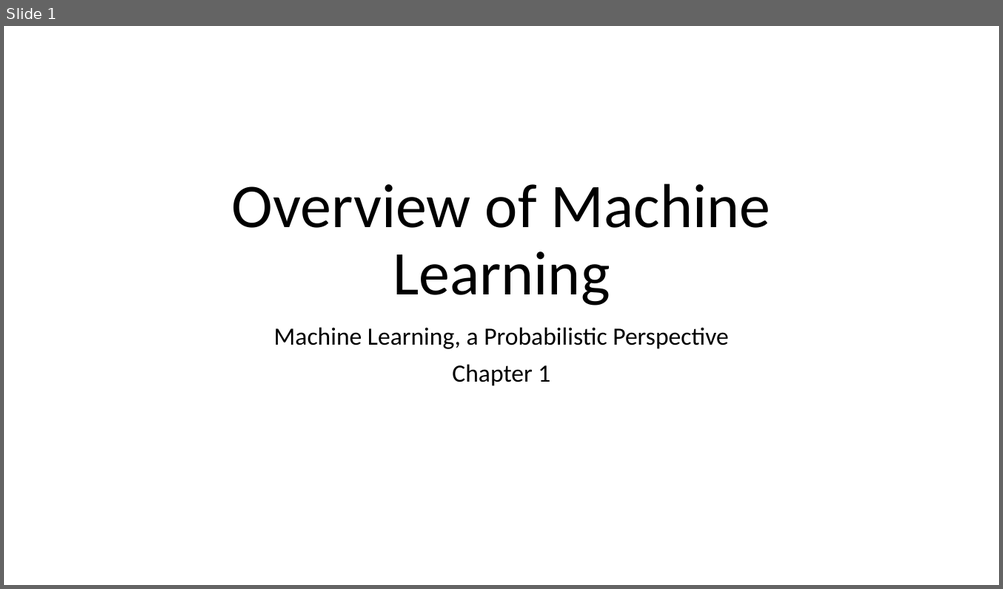
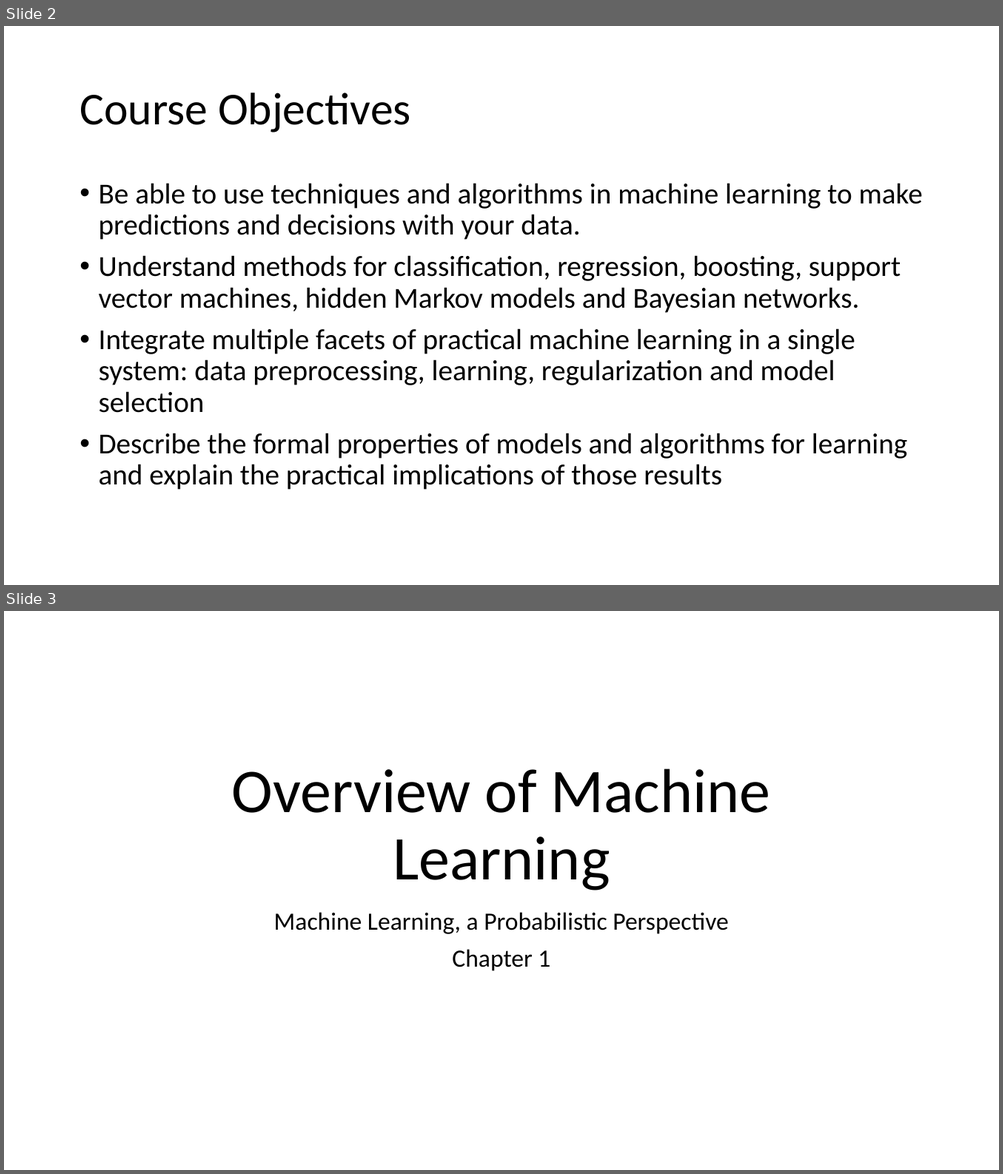
Before and after one commit to adrian-caciula/adrian-caciula.github.io, a slide deck: ml19/week1/ML_Ch1_v1.2.pptx. Shown one above the other, each under a label of ours: slide 1 before the commit, slides 2 and 3 after it. The pictures are 1003x589 and 1003x1174 pixels, drawn with LibreOffice and Linux fonts; fonts in the diff are those of the drawing. Boxes give left, top, right and bottom in pixels: in the first picture for what was removed or moved away, otherwise in the second. Text is boxed around its words. In the diff, an @@ line names an element or a change of style, - is before the commit and + after.

```diff
--- a/ml19/week1/ML_Ch1_v1.2.pptx
+++ b/ml19/week1/ML_Ch1_v1.2.pptx
@@ slide 2 added at [4, 26, 999, 585], background #FFFFFF @@
@@ title added at [79, 93, 411, 133], 44 pt, text #000000 @@
+Course Objectives
@@ text added at [99, 183, 922, 490], 28 pt, text #000000 @@
+• Be able to use techniques and algorithms in machine learning to make predictions and decisions with your data.
+• Understand methods for classification, regression, boosting, support vector machines, hidden Markov models and Bayesian networks.
+• Integrate multiple facets of practical machine learning in a single system: data preprocessing, learning, regularization and model selection
+• Describe the formal properties of models and algorithms for learning and explain the practical implications of those results
@@ what was slide 1 is now slide 3 @@
```
Also in this commit, not shown: 4 slides changed, 1 other slide added, 3 other files.
